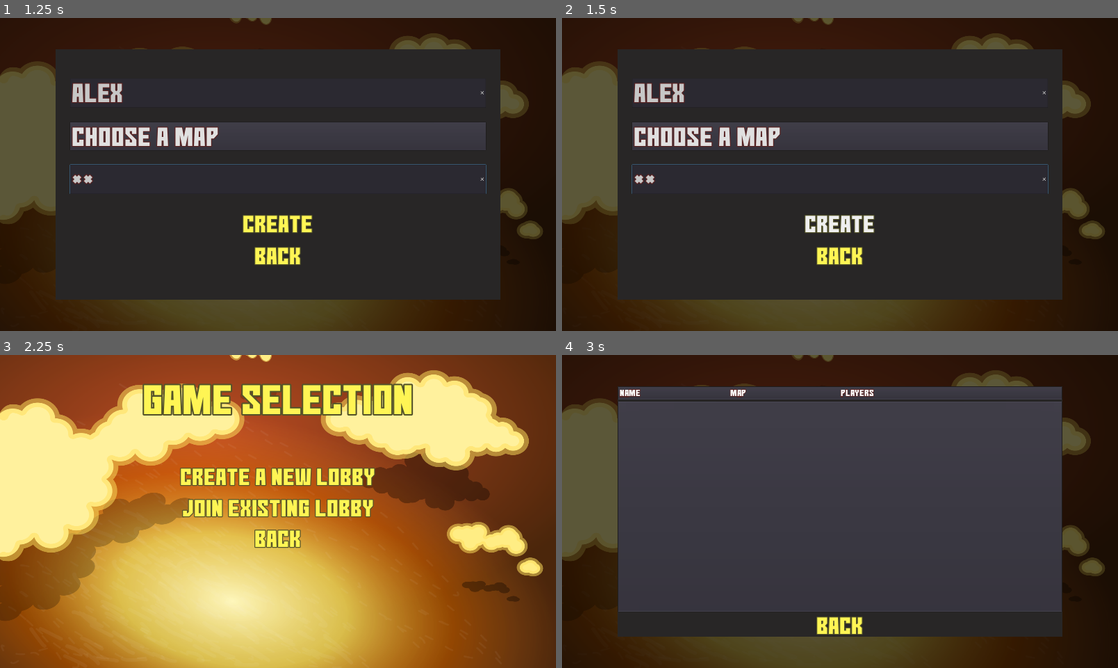
Above: before the commit, frames 1-4 (two rows, left to right).
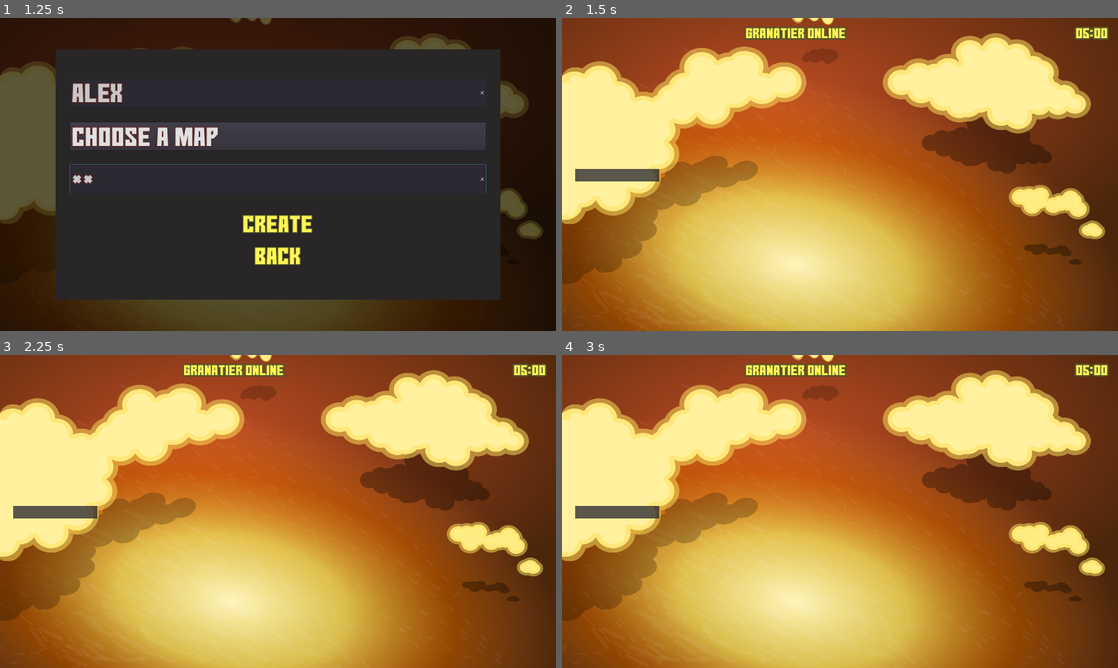
Above: after the commit, the same moments.

Repository: mrhappyhof/soulThieves
Game: Godot game, scene res://scenes/CreateNewLobby.tscn
Two runs of this game, one before a commit and one after it. Both use one fixed random seed, a clock stepped at 60 frames per second and the inputs below. This scene is started directly instead of the project's main scene.
Inputs (mouse positions are in pixels of both pictures, inside the frame that each line leads up to):
- Up to frame 1 (1.25 s): click (278, 93) at 0.52 s; type "Alex" at 0.6 s; click (278, 180) at 0.75 s; type "12" at 0.83 s
- Up to frame 2 (1.5 s): click "Create" at 1.25 s
- Up to frame 3 (2.25 s): click (278, 592) at 2 s, where only the run before the commit has a clickable "Back"
- Up to frame 4 (3 s): click (840, 508) at 2.75 s, where only the run before the commit has a clickable "Join existing lobby"

Frame 1 is identical in both runs. In frame 2, 100% of the frame differs, in the area x 0-100%, y 0-100%; in frame 3, 9.9%; in frame 4, 100%.
Error before the commit: Invalid get index 'Null' (on base: 'Array'). (res://scripts/CreateNewLobby.gd:68)

Commit message:
Added ability to create a lobby in my UI

Diff:
--- a/GranatierClient/scripts/CreateNewLobby.gd
+++ b/GranatierClient/scripts/CreateNewLobby.gd
@@ -1,6 +1,6 @@
 extends CanvasLayer
 
-signal map(map_name)
+signal session(session_name, map_name)
 
 export var gameSelectionScene = "res://scenes/GameSelection.tscn"
 
@@ -17,13 +17,30 @@
 onready var lobbyNameField = get_node("MenuBackground/MarginContainer/VBoxContainer/LobbyNameField")
 
 var selectedMapId
-
-var maps = ["Arena", "Broken Heart", "Three of Three", "T", "T", "T", "T", "T", "T", "T", "T"]
+var selectedItem
+const PATH = "res://resources/maps"
+export var world = "res://scenes/World.tscn"
 
 # Called when the node enters the scene tree for the first time.
 func _ready():
+	#var label
+	var dir = Directory.new()
+	dir.open(PATH)
+	dir.list_dir_begin()
+
+	var file_name = dir.get_next()
+
+	# Load every map and cut of the file extension
+	while file_name != "":
+		if !dir.current_is_dir():
+			file_name.erase(file_name.length() - 4, 4)
+			itemList.add_item(file_name)
+		file_name = dir.get_next()
+
+	itemList.select(0)
+	selectedItem = itemList.get_item_text(0)
+
 	lobbyNameField.grab_focus()
-	add_map_items()
 
 
 # Checks if the scene at the given path exists and loads it
@@ -35,11 +52,6 @@
 				print("Error: cant open " + path)
 			ERR_CANT_CREATE:
 				print("Error: cant create scene")
-
-#adds items (maps) to the itemList
-func add_map_items():
-	for map in maps:
-		itemList.add_item(map)
 
 func _on_Back_pressed():
 	load_scene(gameSelectionScene)
@@ -65,4 +77,6 @@
 
 
 func _on_CreateBtn_pressed():
-	emit_signal("map", maps[selectedMapId])
+	emit_signal("session", lobbyNameField.text, selectedItem)
+	Server.create_session(lobbyNameField.text, selectedItem)
+	load_scene(world)
Not shown, removed: GranatierClient/.mono/metadata/ide_messaging_meta.txt
Not shown, added: GranatierServer/.mono/metadata/ide_messaging_meta.txt
